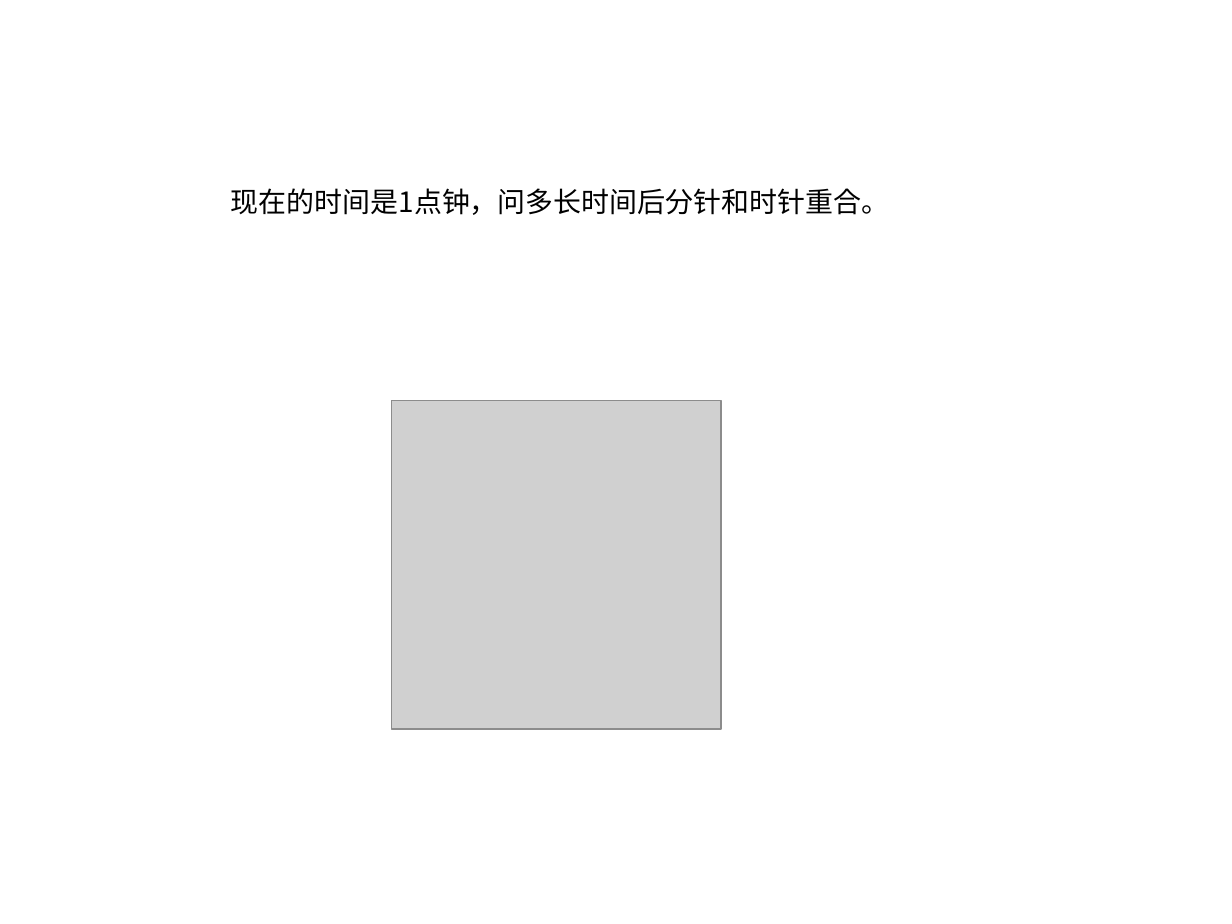
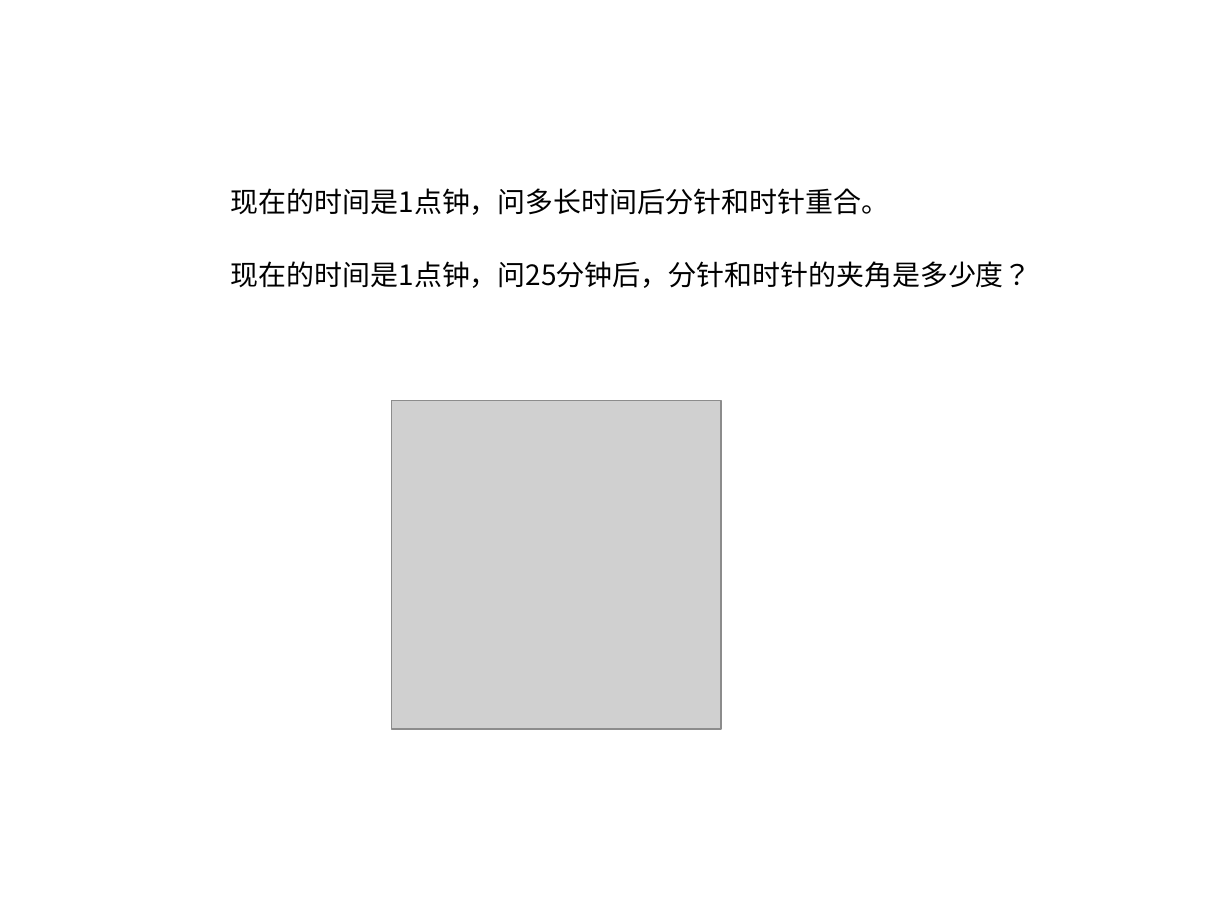
Before and after one commit to ericzhang/english-math, a slide deck: slide 5 of math/grade-7-上/7上数学北师大版-unit-4-基本平面图形/7年级北师大版数学上册-unit-4-基本平面图形-1.ppt (slide 3 before the commit). Drawn at 1232x924 pixels with LibreOffice and Linux fonts; fonts in the diff are those of the drawing; grey boxes stand for pictures. Boxes give left, top, right and bottom in pixels: in the first picture for what was removed or moved away, otherwise in the second. Text is boxed around its words. In the diff, an @@ line names an element or a change of style, - is before the commit and + after.

```diff
--- a/math/grade-7-上/7上数学北师大版-unit-4-基本平面图形/7年级北师大版数学上册-unit-4-基本平面图形-1.ppt
+++ b/math/grade-7-上/7上数学北师大版-unit-4-基本平面图形/7年级北师大版数学上册-unit-4-基本平面图形-1.ppt
@@ text at (x1=231, y1=261, x2=1032, y2=288): paragraph added @@
+现在的时间是1点钟，问25分钟后，分针和时针的夹角是多少度？
```
Also in this commit, not shown: 2 slides added, 2 other files.
